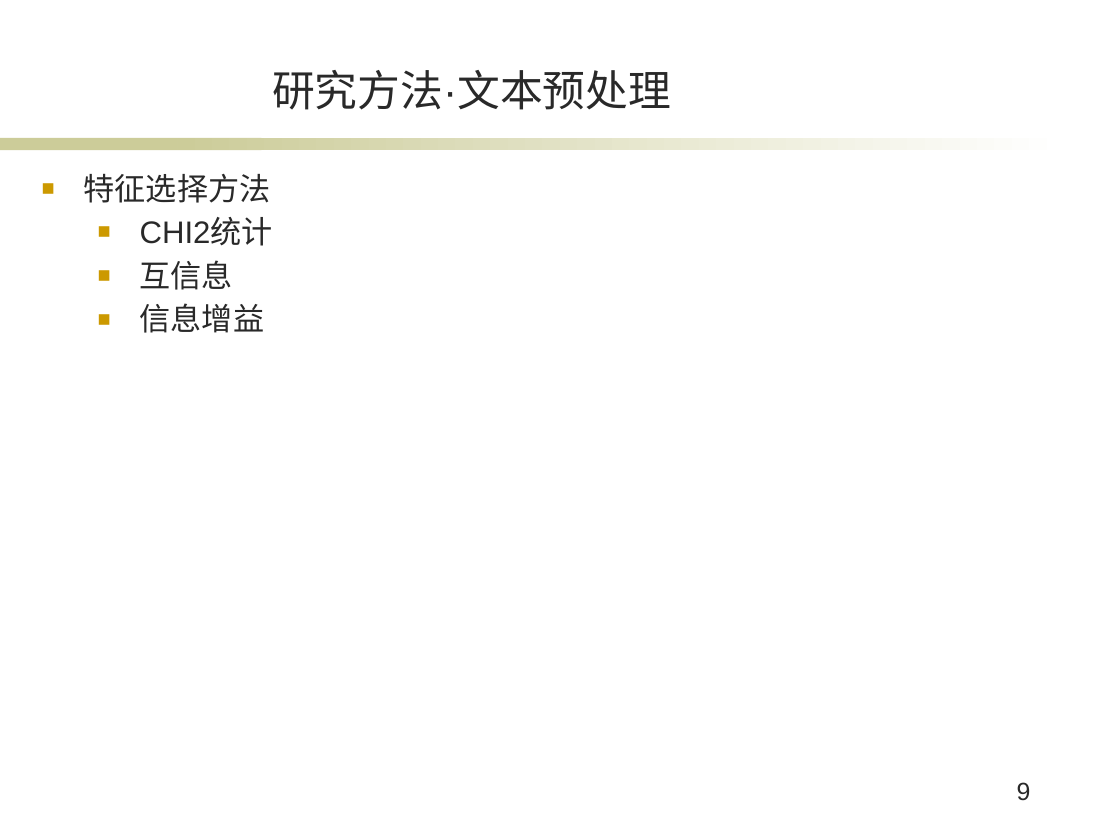
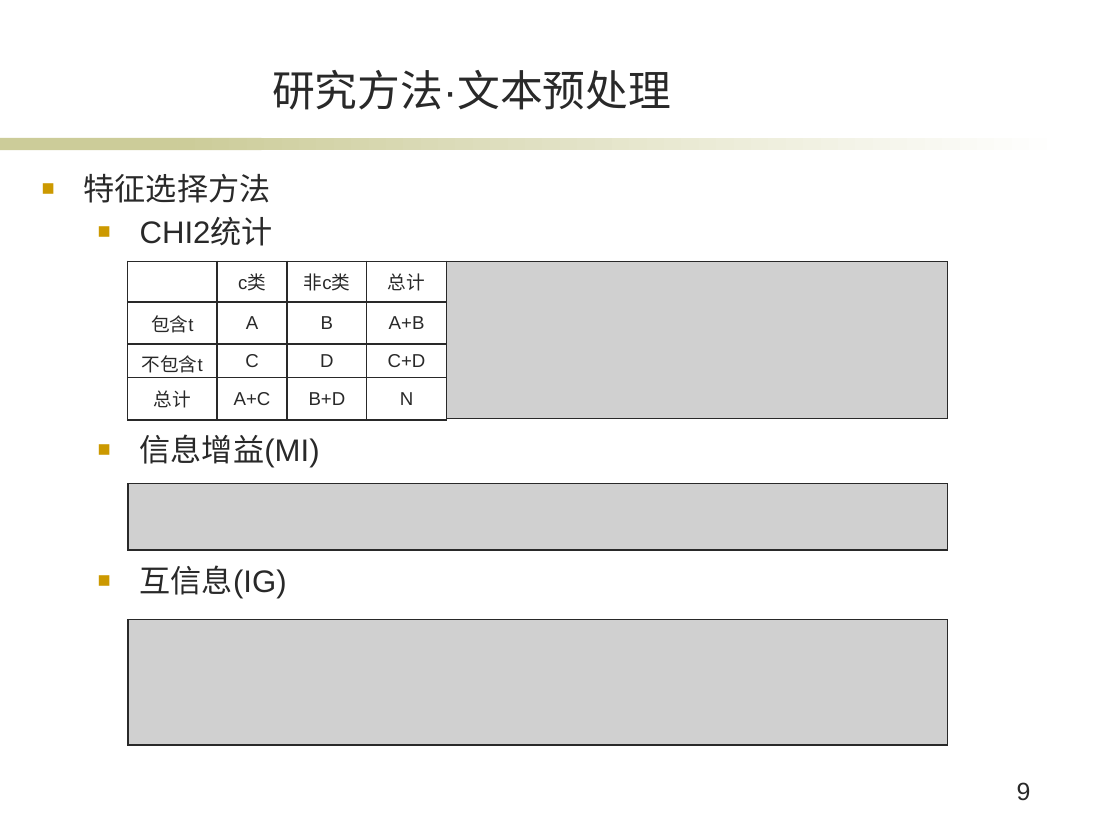
Before and after one commit to XuanBQ/SogouClientsPredict, a slide deck: slide 9 of bq_毕业答辩.pptx. Drawn at 1120x840 pixels with LibreOffice and Linux fonts; fonts in the diff are those of the drawing; grey boxes stand for pictures; background and template pictures are left out. Boxes give left, top, right and bottom in pixels: in the first picture for what was removed or moved away, otherwise in the second. Text is boxed around its words. In the diff, an @@ line names an element or a change of style, - is before the commit and + after.

```diff
--- a/bq_毕业答辩.pptx
+++ b/bq_毕业答辩.pptx
@@ table added at box(128, 261, 447, 420), 4 rows, 4 columns @@
+ | c类 | 非c类 | 总计
+包含t | A | B | A+B
+不包含t | C | D | C+D
+总计 | A+C | B+D | N
@@ picture added at box(447, 261, 948, 419) @@
@@ text at box(140, 434, 320, 599): text changed @@
-  ■ 互信息
-  ■ 信息增益
+  ■ 信息增益(MI)
+  ■ 互信息(IG)
@@ picture added at box(128, 484, 948, 550) @@
@@ picture added at box(128, 619, 948, 745) @@
```
Also in this commit, not shown: 8 other slides changed, 2 slides added, 3 other files.
